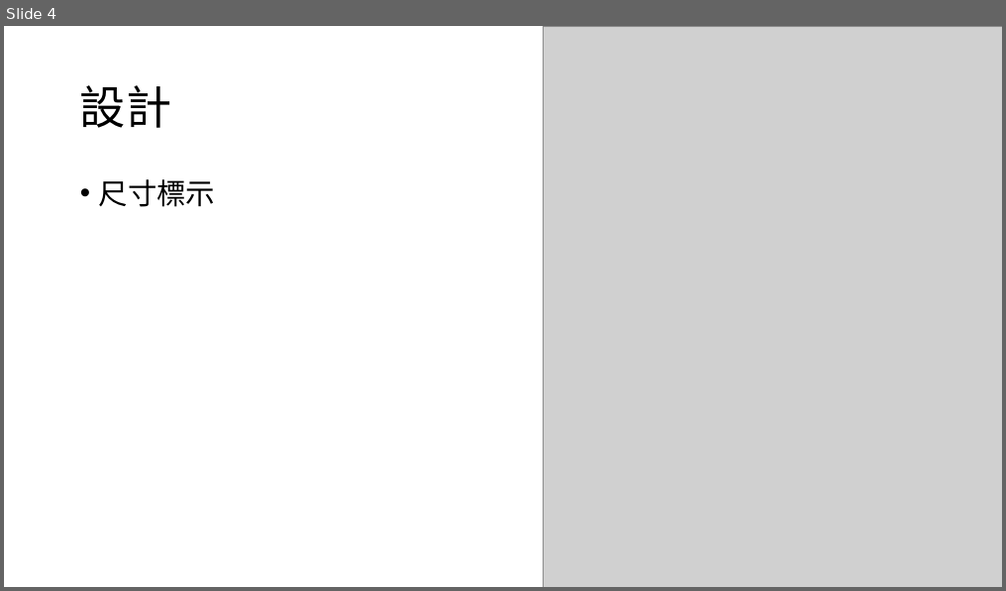
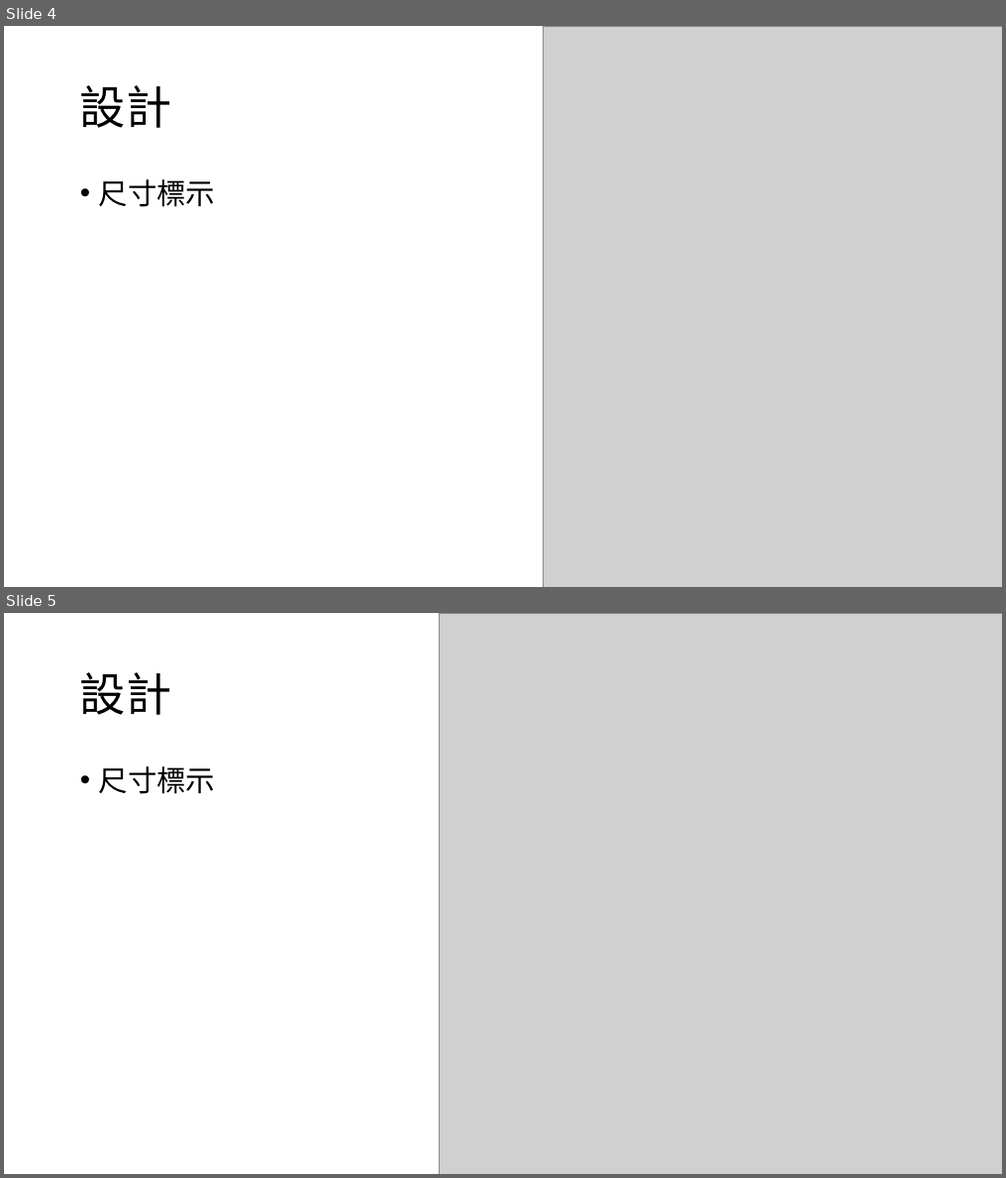
Before and after one commit to weichang0007/ntutVegetablesssssssssssssss, a slide deck: ppt.pptx. Shown one above the other, each under a label of ours: slide 4 before the commit, slides 4 and 5 after it. The pictures are 1006x591 and 1006x1178 pixels, drawn with LibreOffice and Linux fonts; fonts in the diff are those of the drawing; grey boxes stand for pictures. Boxes give left, top, right and bottom in pixels: in the first picture for what was removed or moved away, otherwise in the second. Text is boxed around its words. In the diff, an @@ line names an element or a change of style, - is before the commit and + after.

```diff
--- a/ppt.pptx
+++ b/ppt.pptx
@@ slide 5 added at [4, 613, 1002, 1174], background #FFFFFF @@
@@ picture added at [440, 613, 1002, 1174] @@
@@ title added at [80, 672, 171, 715], 44 pt, text #000000 @@
+設計
@@ text added at [99, 766, 215, 794], 28 pt, text #000000 @@
+• 尺寸標示
```
Also in this commit, not shown: 6 other slides changed.
